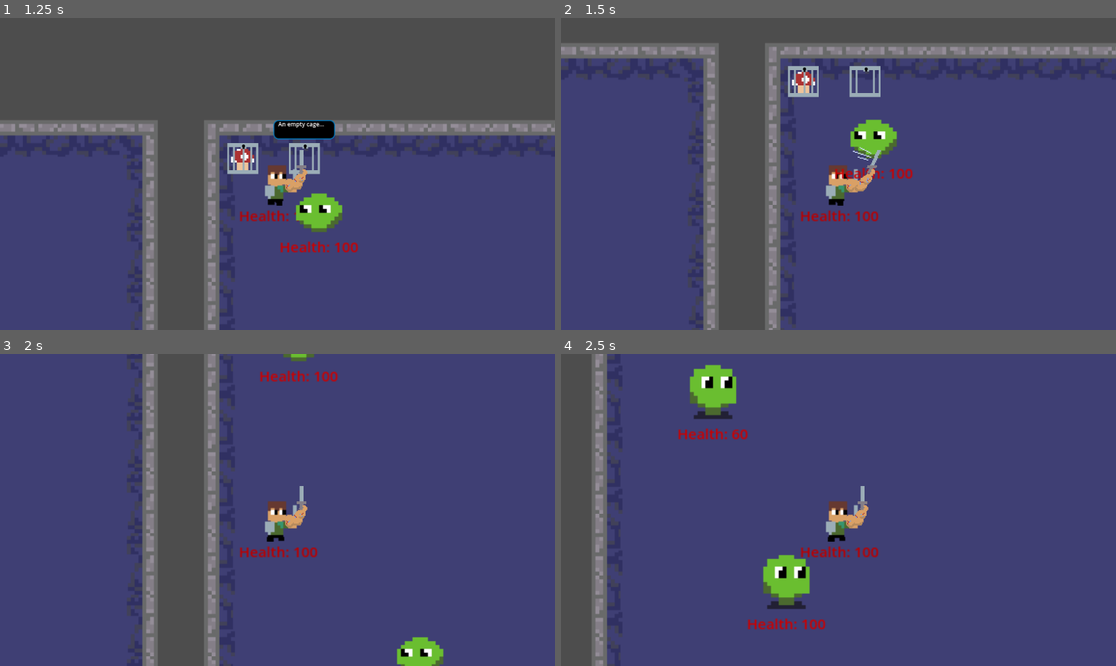
Above: before the commit, frames 1-4 (two rows, left to right).
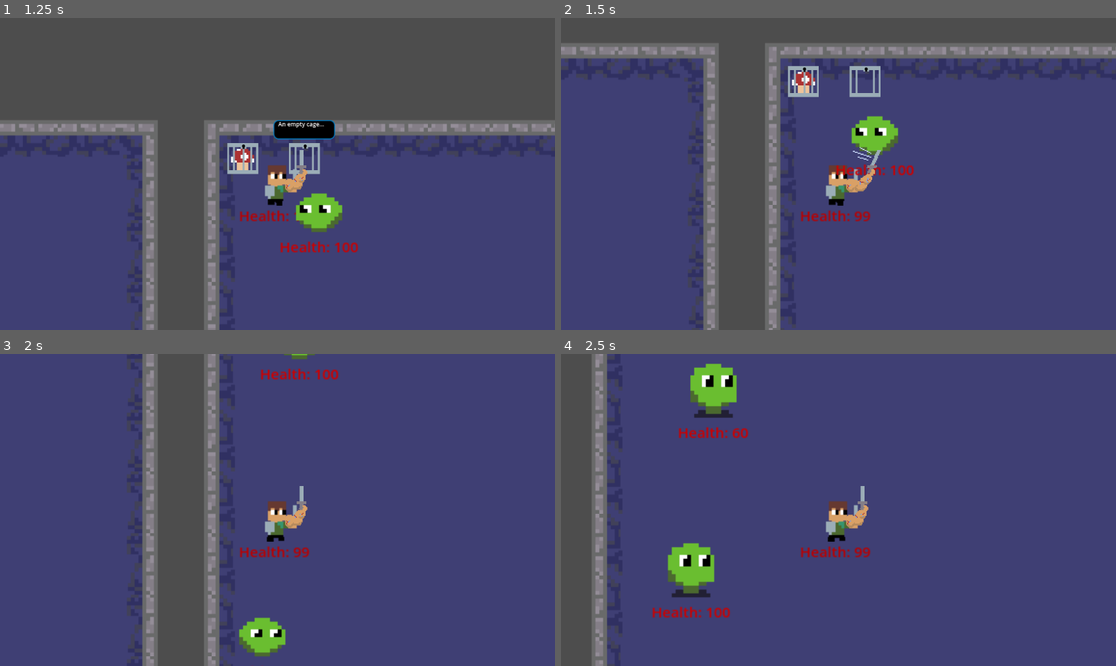
Above: after the commit, the same moments.

Repository: beml201/dungeon_game1
Game: Godot game, scene res://scenes/main.tscn
Same seed, same stepped clock (60 frames per second), same inputs: the game is played once before the commit and once after it. The engine's default icon, where the game draws it, is replaced by a stand-in: a white triangle on a blue panel in a dark square.
Inputs (mouse positions are in pixels of both pictures, inside the frame that each line leads up to):
- Up to frame 1 (1.25 s): move the mouse to (399, 158) at 0.52 s; hold D (right) from 0.53 s (still down); click (399, 158) at 0.6 s
- Up to frame 2 (1.5 s): move the mouse to (727, 189) at 1.27 s; release D (right) at 1.28 s; hold S (down) from 1.28 s (still down); click (727, 189) at 1.35 s
- Up to frame 3 (2 s): keep holding S (down)
- Up to frame 4 (2.5 s): move the mouse to (894, 441) at 2.02 s; release S (down) at 2.03 s; hold D (right) from 2.03 s (still down); click (894, 441) at 2.1 s

Frame 1 is identical in both runs. In frame 2, 0.9% of the frame differs, in the area x 49-64%, y 31-66%; in frame 3, 1.9%; in frame 4, 3.6%, in the area x 16-58%, y 3-89%.

Commit message:
Added music and legs idle animations
Also fixed the issue with slimes no longer able to attack

Diff:
--- a/scenes/main.tscn
+++ b/scenes/main.tscn
@@ -1,6 +1,12 @@
-[gd_scene load_steps=2 format=3 uid="uid://cbrudqyeybk80"]
+[gd_scene load_steps=3 format=3 uid="uid://cbrudqyeybk80"]
 
 [ext_resource type="Script" path="res://scripts/main.gd" id="1_0e6i6"]
+[ext_resource type="AudioStream" uid="uid://clpu6sh20fl4f" path="res://assets/music/dungeon.mp3" id="2_lekus"]
 
 [node name="main" type="Node2D"]
 script = ExtResource("1_0e6i6")
+
+[node name="Background_music" type="AudioStreamPlayer" parent="."]
+stream = ExtResource("2_lekus")
+volume_db = -40.0
+parameters/looping = true
--- a/scenes/mob_legs.tscn
+++ b/scenes/mob_legs.tscn
@@ -6,6 +6,21 @@
 [sub_resource type="CapsuleShape2D" id="CapsuleShape2D_dhomt"]
 radius = 20.2291
 height = 84.3665
+
+[sub_resource type="Animation" id="Animation_lx0cf"]
+length = 0.001
+tracks/0/type = "value"
+tracks/0/imported = false
+tracks/0/enabled = true
+tracks/0/path = NodePath("Sprite2D:frame")
+tracks/0/interp = 1
+tracks/0/loop_wrap = true
+tracks/0/keys = {
+"times": PackedFloat32Array(0),
+"transitions": PackedFloat32Array(1),
+"update": 1,
+"values": [0]
+}
 
 [sub_resource type="Animation" id="Animation_36rwp"]
 resource_name = "run"
@@ -21,21 +36,6 @@
 "transitions": PackedFloat32Array(1, 1, 1),
 "update": 1,
 "values": [1, 2, 3]
-}
-
-[sub_resource type="Animation" id="Animation_lx0cf"]
-length = 0.001
-tracks/0/type = "value"
-tracks/0/imported = false
-tracks/0/enabled = true
-tracks/0/path = NodePath("Sprite2D:frame")
-tracks/0/interp = 1
-tracks/0/loop_wrap = true
-tracks/0/keys = {
-"times": PackedFloat32Array(0),
-"transitions": PackedFloat32Array(1),
-"update": 1,
-"values": [0]
 }
 
 [sub_resource type="AnimationLibrary" id="AnimationLibrary_mh5aj"]
@@ -81,6 +81,10 @@
 
 [node name="attack_cooldown" type="Timer" parent="."]
 
+[node name="idle" type="Timer" parent="."]
+wait_time = 0.15
+autostart = true
+
 [node name="HealthLabel" type="Label" parent="."]
 offset_left = -32.0
 offset_top = 36.0
@@ -93,6 +97,8 @@
 
 [connection signal="body_entered" from="view" to="." method="_on_view_body_entered"]
 [connection signal="body_exited" from="view" to="." method="_on_view_body_exited"]
+[connection signal="area_entered" from="enemy_hitbox" to="." method="_on_enemy_hitbox_area_entered"]
 [connection signal="body_entered" from="enemy_hitbox" to="." method="_on_enemy_hitbox_body_entered"]
 [connection signal="body_exited" from="enemy_hitbox" to="." method="_on_enemy_hitbox_body_exited"]
 [connection signal="timeout" from="attack_cooldown" to="." method="_on_attack_cooldown_timeout"]
+[connection signal="timeout" from="idle" to="." method="_on_idle_timeout"]
--- a/scenes/mob_slime.tscn
+++ b/scenes/mob_slime.tscn
@@ -47,7 +47,7 @@
 radius = 7.14267
 
 [sub_resource type="CircleShape2D" id="CircleShape2D_2h7gr"]
-radius = 7.92337
+radius = 8.88235
 
 [node name="mob_slime" type="CharacterBody2D"]
 script = ExtResource("1_ricp3")
@@ -76,6 +76,7 @@
 [node name="enemy_hitbox" type="Area2D" parent="."]
 
 [node name="CollisionShape2D" type="CollisionShape2D" parent="enemy_hitbox"]
+position = Vector2(0, 5)
 scale = Vector2(3.15232, 3.18997)
 shape = SubResource("CircleShape2D_2h7gr")
 
--- a/scenes/sam.tscn
+++ b/scenes/sam.tscn
@@ -32,33 +32,6 @@
 [sub_resource type="CircleShape2D" id="CircleShape2D_bdbip"]
 radius = 26.4764
 
-[sub_resource type="Animation" id="Animation_33lrg"]
-resource_name = "slash"
-tracks/0/type = "value"
-tracks/0/imported = false
-tracks/0/enabled = true
-tracks/0/path = NodePath("Sprite2D:frame_coords")
-tracks/0/interp = 1
-tracks/0/loop_wrap = true
-tracks/0/keys = {
-"times": PackedFloat32Array(0, 0.3, 0.6),
-"transitions": PackedFloat32Array(1, 1, 1),
-"update": 1,
-"values": [Vector2i(1, 0), Vector2i(3, 0), Vector2i(2, 0)]
-}
-tracks/1/type = "value"
-tracks/1/imported = false
-tracks/1/enabled = true
-tracks/1/path = NodePath("Sprite2D/SwordHit/Sword:disabled")
-tracks/1/interp = 1
-tracks/1/loop_wrap = true
-tracks/1/keys = {
-"times": PackedFloat32Array(0, 0.3, 0.6),
-"transitions": PackedFloat32Array(1, 1, 1),
-"update": 1,
-"values": [true, false, true]
-}
-
 [sub_resource type="Animation" id="Animation_ex6s3"]
 length = 0.001
 tracks/0/type = "value"
@@ -98,6 +71,33 @@
 "values": [2]
 }
 
+[sub_resource type="Animation" id="Animation_33lrg"]
+resource_name = "slash"
+tracks/0/type = "value"
+tracks/0/imported = false
+tracks/0/enabled = true
+tracks/0/path = NodePath("Sprite2D:frame_coords")
+tracks/0/interp = 1
+tracks/0/loop_wrap = true
+tracks/0/keys = {
+"times": PackedFloat32Array(0, 0.3, 0.6),
+"transitions": PackedFloat32Array(1, 1, 1),
+"update": 1,
+"values": [Vector2i(1, 0), Vector2i(3, 0), Vector2i(2, 0)]
+}
+tracks/1/type = "value"
+tracks/1/imported = false
+tracks/1/enabled = true
+tracks/1/path = NodePath("Sprite2D/SwordHit/Sword:disabled")
+tracks/1/interp = 1
+tracks/1/loop_wrap = true
+tracks/1/keys = {
+"times": PackedFloat32Array(0, 0.3, 0.6),
+"transitions": PackedFloat32Array(1, 1, 1),
+"update": 1,
+"values": [true, false, true]
+}
+
 [sub_resource type="Animation" id="Animation_lnt1b"]
 resource_name = "walking"
 loop_mode = 1
@@ -153,6 +153,34 @@
 "values": [true]
 }
 
+[sub_resource type="Animation" id="Animation_syhbe"]
+resource_name = "attack"
+length = 0.3
+tracks/0/type = "value"
+tracks/0/imported = false
+tracks/0/enabled = true
+tracks/0/path = NodePath("Arm/Arm:frame")
+tracks/0/interp = 1
+tracks/0/loop_wrap = true
+tracks/0/keys = {
+"times": PackedFloat32Array(0, 0.0666667, 0.133333, 0.266667),
+"transitions": PackedFloat32Array(1, 1, 1, 1),
+"update": 1,
+"values": [0, 2, 3, 0]
+}
+tracks/1/type = "value"
+tracks/1/imported = false
+tracks/1/enabled = true
+tracks/1/path = NodePath("Arm/Arm/SwordHit/CollisionShape2D:disabled")
+tracks/1/interp = 1
+tracks/1/loop_wrap = true
+tracks/1/keys = {
+"times": PackedFloat32Array(0.0333333, 0.0666667, 0.3),
+"transitions": PackedFloat32Array(1, 1, 1),
+"update": 1,
+"values": [true, false, true]
+}
+
 [sub_resource type="Animation" id="Animation_47k0u"]
 resource_name = "static"
 length = 0.5
@@ -167,34 +195,6 @@
 "transitions": PackedFloat32Array(1, 1, 1),
 "update": 1,
 "values": [0, 1, 0]
-}
-
-[sub_resource type="Animation" id="Animation_syhbe"]
-resource_name = "attack"
-length = 0.3
-tracks/0/type = "value"
-tracks/0/imported = false
-tracks/0/enabled = true
-tracks/0/path = NodePath("Arm/Arm:frame")
-tracks/0/interp = 1
-tracks/0/loop_wrap = true
-tracks/0/keys = {
-"times": PackedFloat32Array(0, 0.0666667, 0.133333, 0.266667),
-"transitions": PackedFloat32Array(1, 1, 1, 1),
-"update": 1,
-"values": [0, 2, 3, 0]
-}
-tracks/1/type = "value"
-tracks/1/imported = false
-tracks/1/enabled = true
-tracks/1/path = NodePath("Arm/Arm/SwordHit/CollisionShape2D:disabled")
-tracks/1/interp = 1
-tracks/1/loop_wrap = true
-tracks/1/keys = {
-"times": PackedFloat32Array(0.0333333, 0.0666667, 0.3),
-"transitions": PackedFloat32Array(1, 1, 1),
-"update": 1,
-"values": [true, false, true]
 }
 
 [sub_resource type="AnimationLibrary" id="AnimationLibrary_tdy6o"]
@@ -455,7 +455,6 @@
 texture_filter = 1
 use_parent_material = true
 position = Vector2(18, -1)
-scale = Vector2(1, 1)
 texture = ExtResource("4_q2gbx")
 hframes = 4
 
--- a/scripts/main.gd
+++ b/scripts/main.gd
@@ -22,6 +22,7 @@
 	add_child(dungeon)
 	player.global_position = Vector2i(5*tilesize,5*tilesize)
 	add_child(player)
+	$Background_music.play()
 
 	#var player_current_attack = false
 	var start = [Vector2i(0,0), Vector2i(0,0)]
--- a/scripts/mob_legs.gd
+++ b/scripts/mob_legs.gd
@@ -5,52 +5,83 @@
 var health := 100
 var strength := 1
 var attack_speed := 1.0
-
+# Finite state machine to track current state
+enum {
+	IDLE,
+	NEW_DIR,
+	WALK,
+	CHASE,
+	ATTACK
+}
 # Other variables
+#var player_chase = false
 var player = null
-var player_chase = false
 var is_attacking = false
-var in_range = false
+var check_for_damage = false
 var player_attack_cooldown
-var mob_direction = "left"
+var mob_direction = "right"
+var current_state = IDLE
+var dir = Vector2.LEFT
 #var player_current_attack = false
 
 func _ready():
+	randomize()
 	Global.connect("player_attack", _take_damage)
 
 func _physics_process(delta):
-	attack()
-	#deal_with_damage()
-	if player_chase:
-		get_node ("AnimationPlayer").play("run")
-		velocity = player.global_position - global_position
-		$Sprite2D.flip_h = sign(velocity[0])==-1
-		move_and_slide()
-		if velocity[0]>0:
-			mob_direction = "right"
-			$enemy_hitbox/CollisionShape2D.position.x = 24
-			$body.position.x = 10
-			$body.rotation_degrees = -30.4
-		elif velocity[0]<0:
-			mob_direction = "left"
-			$enemy_hitbox/CollisionShape2D.position.x = -24
-			$body.position.x = -10
-			$body.rotation_degrees = 30.4
+	match current_state:
+		IDLE: # Do Nothing
+			pass
+		NEW_DIR: # Pick a new direction to walk
+			dir = choose([Vector2.LEFT, Vector2.RIGHT, Vector2.UP, Vector2.DOWN])
+		WALK: # Idle walk
+			walk()
+		CHASE: # Chase Player
+			chase()
+		ATTACK: # Attack Player
+			attack()
 
 
-func _take_damage(damage):
-	if in_range and Global.player_direction!=mob_direction:
-		health -= damage
-		$HealthLabel.text = "Health: "+str(max(0,health))
-		if health<=0:
-			queue_free()
+	#deal_with_damage()
+
+func walk():
+	velocity = dir * speed
+	move()
+
+func chase():
+	velocity = player.global_position - global_position
+	move()
 
 func attack():
-	if in_range and not is_attacking:
+	if not is_attacking:
+		$AnimationPlayer.play("run")
 		is_attacking = true
 		Global.mob_attack.emit(strength)
 		await get_tree().create_timer(attack_speed).timeout
 		is_attacking = false
+
+func move():
+	$Sprite2D.flip_h = sign(velocity[0])==-1
+	$AnimationPlayer.play("run")
+	move_and_slide()
+	if velocity[0]>0:
+		mob_direction = "right"
+	elif velocity[0]<0:
+		mob_direction = "left"
+
+func _take_damage(damage):
+	if check_for_damage:
+		health -= damage
+		$HealthLabel.text = "Health: "+str(max(0,health))
+		check_for_damage = false
+		if health<=0:
+			queue_free()
+
+# Picks random value from array
+func choose(array):
+	array.shuffle()
+	return array.front()
+
 
 func get_input():
 	var input_direction = Input.get_vector("left", "right", "up", "down")
@@ -59,24 +90,45 @@
 func _on_view_body_entered(body):
 	if body.has_method("player"):
 		player = body
-		player_chase = true
+		current_state = CHASE
+		$idle.paused = true
 #	print("chasing")
 
 func _on_view_body_exited(body):
 	if body.has_method("player"):
 		player = null
-		player_chase = false
+		current_state = IDLE
+		$idle.paused = false
 
 func _on_enemy_hitbox_body_entered(body):
 	if body.has_method("player"):
-		in_range = true
+		current_state = ATTACK
+
 
 func _on_enemy_hitbox_body_exited(body):
 	if body.has_method("player"):
-		in_range = false
+		current_state = CHASE
+
+
+# After 0.15 seconds, choose new state
+func _on_idle_timeout():
+	$idle.wait_time = choose([0.5, 1, 1.5])
+	current_state = choose([IDLE, NEW_DIR, WALK])
+
+
+func _on_enemy_hitbox_area_entered(area):
+	if area.has_method("sword"):
+		check_for_damage = true
+
+
+
+
+
+
+
 
 func deal_with_damage():
-	if in_range and Global.player_current_attack and Global.player_direction!=mob_direction:
+	if check_for_damage and Global.player_current_attack and Global.player_direction!=mob_direction:
 		#health -= 20
 		player_attack_cooldown = false
 		$attack_cooldown.start()
@@ -85,7 +137,7 @@
 
 func _on_attack_cooldown_timeout() -> void:
 	player_attack_cooldown = true
-	print("legs health =", health)
+	print("slime health =", health)
 	if health <=0:
 	#get_node("AnimationPlayer").play("die")
 		self.queue_free()
--- a/scripts/mob_slime.gd
+++ b/scripts/mob_slime.gd
@@ -89,14 +89,14 @@
 	if body.has_method("player"):
 		player = body
 		current_state = CHASE
-		#$idle.paused = true
+		$idle.paused = true
 #	print("chasing")
 
 func _on_view_body_exited(body):
 	if body.has_method("player"):
 		player = null
 		current_state = IDLE
-		#$idle.paused = false
+		$idle.paused = false
 
 func _on_enemy_hitbox_body_entered(body):
 	if body.has_method("player"):
@@ -109,9 +109,9 @@
 
 
 # After 0.15 seconds, choose new state
-#func _on_idle_timeout():
-	#$idle.wait_time = choose([0.5, 1, 1.5])
-	#current_state = choose([IDLE, NEW_DIR, WALK])
+func _on_idle_timeout():
+	$idle.wait_time = choose([0.5, 1, 1.5])
+	current_state = choose([IDLE, NEW_DIR, WALK])
 
 
 func _on_enemy_hitbox_area_entered(area):
Not shown, added: assets/music/dungeon.mp3.import
Not shown: 1 places in scenes/mob_crawl.tscn that only renumber resources
Not shown, added: assets/music/dungeon.mp3
